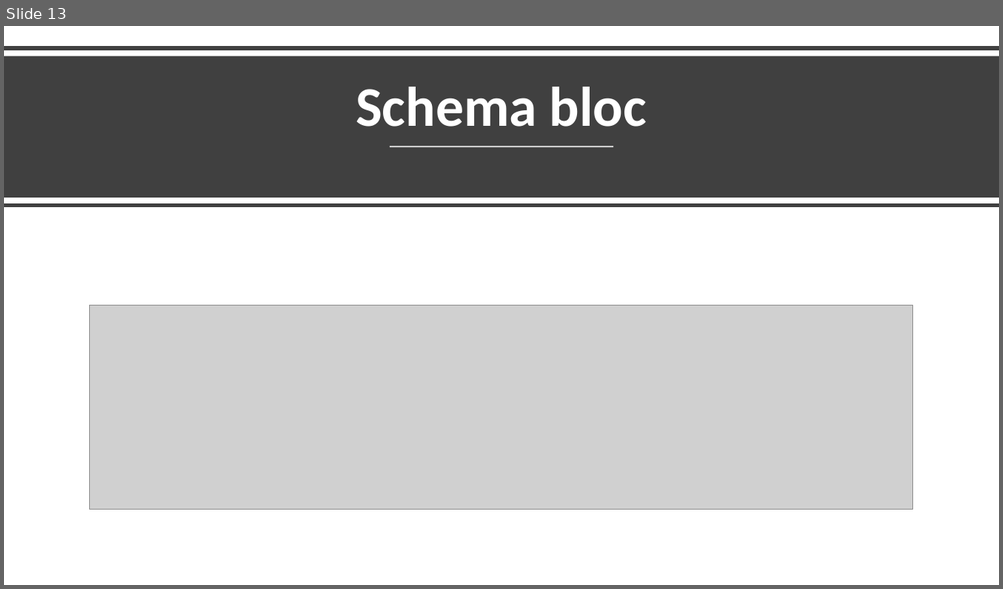
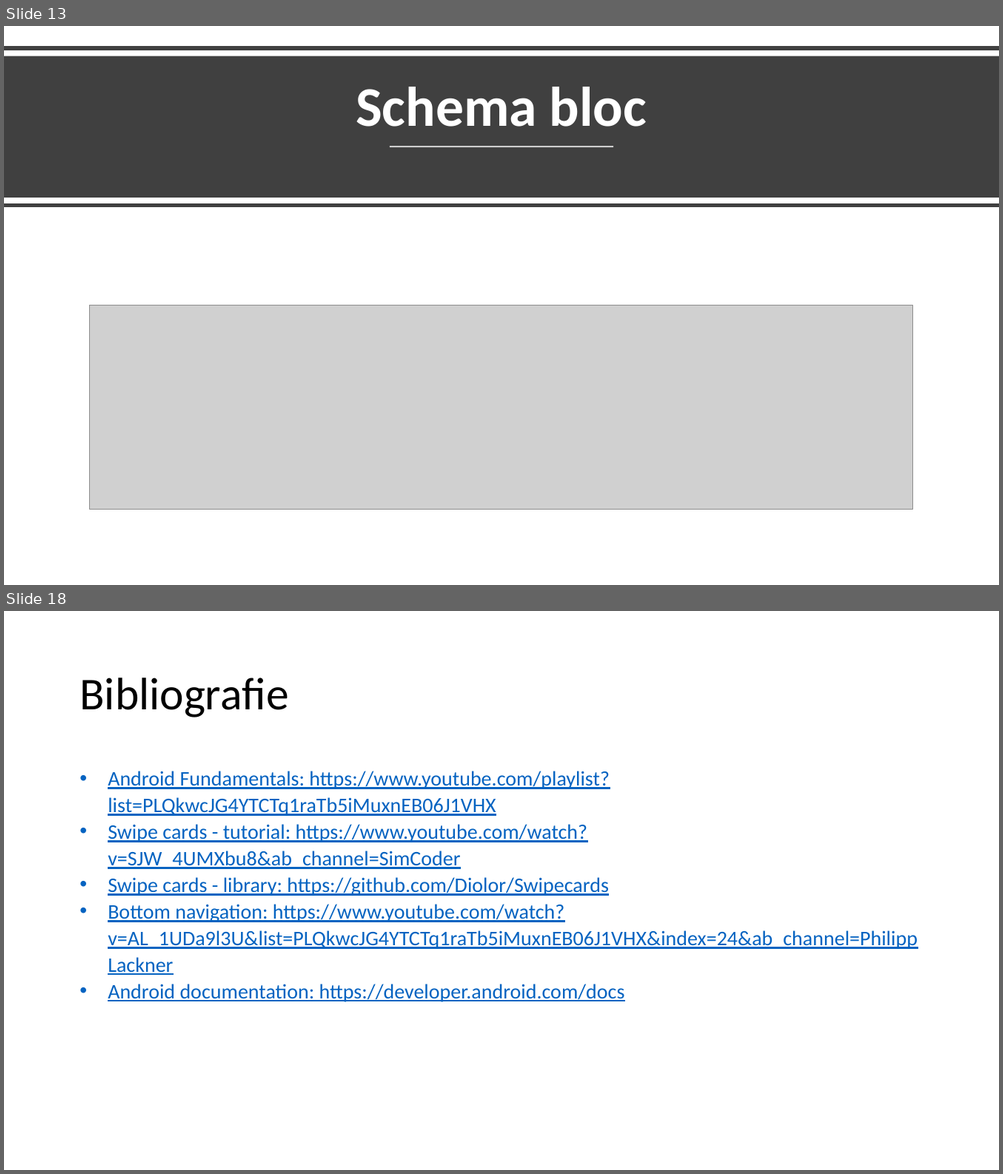
Before and after one commit to GoreaTudor/MyTinder, a slide deck: Presentation.pptx. Shown one above the other, each under a label of ours: slide 13 before the commit, slides 13 and 18 after it; the slides between them are not shown. The pictures are 1003x589 and 1003x1174 pixels, drawn with LibreOffice and Linux fonts; fonts in the diff are those of the drawing; grey boxes stand for pictures. Boxes give left, top, right and bottom in pixels: in the first picture for what was removed or moved away, otherwise in the second. Text is boxed around its words. In the diff, an @@ line names an element or a change of style, - is before the commit and + after.

```diff
--- a/Presentation.pptx
+++ b/Presentation.pptx
@@ slide 18 added at (4, 611, 999, 1170), background #FFFFFF @@
@@ title added at (79, 678, 288, 718), 44 pt, text #000000 @@
+Bibliografie
@@ text added at (108, 771, 917, 1002), 20 pt, text #0563C1, underline @@
+• Android Fundamentals: https://www.youtube.com/playlist?list=PLQkwcJG4YTCTq1raTb5iMuxnEB06J1VHX
+• Swipe cards - tutorial: https://www.youtube.com/watch?v=SJW_4UMXbu8&ab_channel=SimCoder
+• Swipe cards - library: https://github.com/Diolor/Swipecards
+• Bottom navigation: https://www.youtube.com/watch?v=AL_1UDa9l3U&list=PLQkwcJG4YTCTq1raTb5iMuxnEB06J1VHX&index=24&ab_channel=PhilippLackner
+• Android documentation: https://developer.android.com/docs
```
Also in this commit, not shown: 1 slide changed, 4 other slides added, 1 slide removed.
